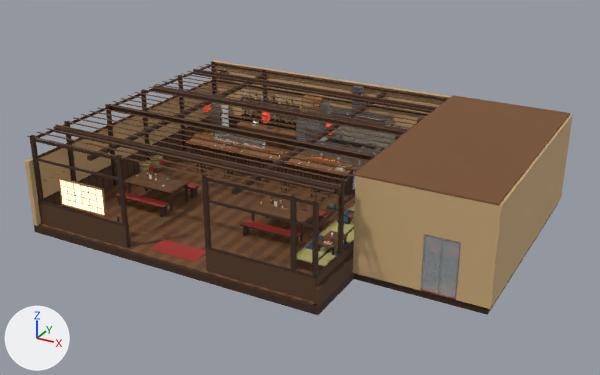
Renders of the glTF model johansson-town/assets/models/izakaya/minato-interior.glb from each side of a commit.
One viewpoint serves both versions: a camera (50 mm lens) standing at (17.5, -27.9, 14.9) and looking at (2.4, -0.4, 1.2). Every picture has the same lights, and +X, +Y and +Z are marked at lower left. The older version comes first. Vertices at exactly the same position are counted once.

Objects in the first picture: 'minato-interior / Minato glossy', 'minato-interior / Minato lamplight', 'minato-interior / Minato matte', 'minato-interior / Minato steel' and 1 more.
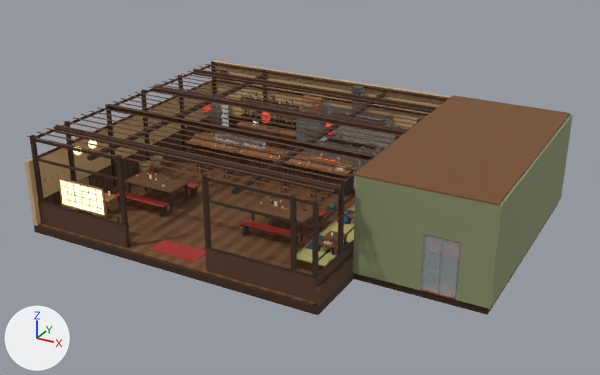
Boxes [x1, y1, x2, y2] around the edits, measured in the pictures (600 x 375 px):
part 1 of me_cube, added
    after: [77, 177, 89, 185]
part 2 of me_cube, added
    after: [104, 193, 118, 202]
part 3 of me_cube, recoloured (brown to green)
    both: [353, 114, 573, 309]

What changed in the scene script:
```text
Change me_cube:
    used by ob_minato_interior___minato_matte; location = (0.0, 0.0, -0.16)
    remove me_cube.from_pydata(...)  # 11354 vertices, 17780 faces; spans x -6.5..11.6, y -6.5..6.5, z -0.2..4.0
    add me_cube.from_pydata(...)  # 11814 vertices, 18540 faces; spans x -6.5..11.6, y -6.5..6.5, z -0.2..4.0
    me_cube part 1: the loose piece of 24 vertices spanning x -5.3..-4.9, y -5.9..-5.6, z 0.2..0.5 is copied, and the copy is scaled about its middle by (0.26, 2.29, 2.33), then moved by (-0.8, 1.6, 0.7); it spans x -6.0..-5.9, y -4.5..-3.8, z 0.7..1.4
    me_cube part 2: the loose piece of 24 vertices spanning x -5.3..-4.9, y -5.9..-5.6, z 0.2..0.5 is copied, and the copy is scaled about its middle by (1.45, 2, 0.127), then moved by (0.5, 1.6, 0.6); it spans x -4.9..-4.3, y -4.5..-3.8, z 0.9
    me_cube part 3: 110 kept faces spanning x 6.4..11.6, y -3.8..6.5, z 0.2..4.0 get new vertex colours
    other edits to the shape of me_cube do not show in these pictures
```
